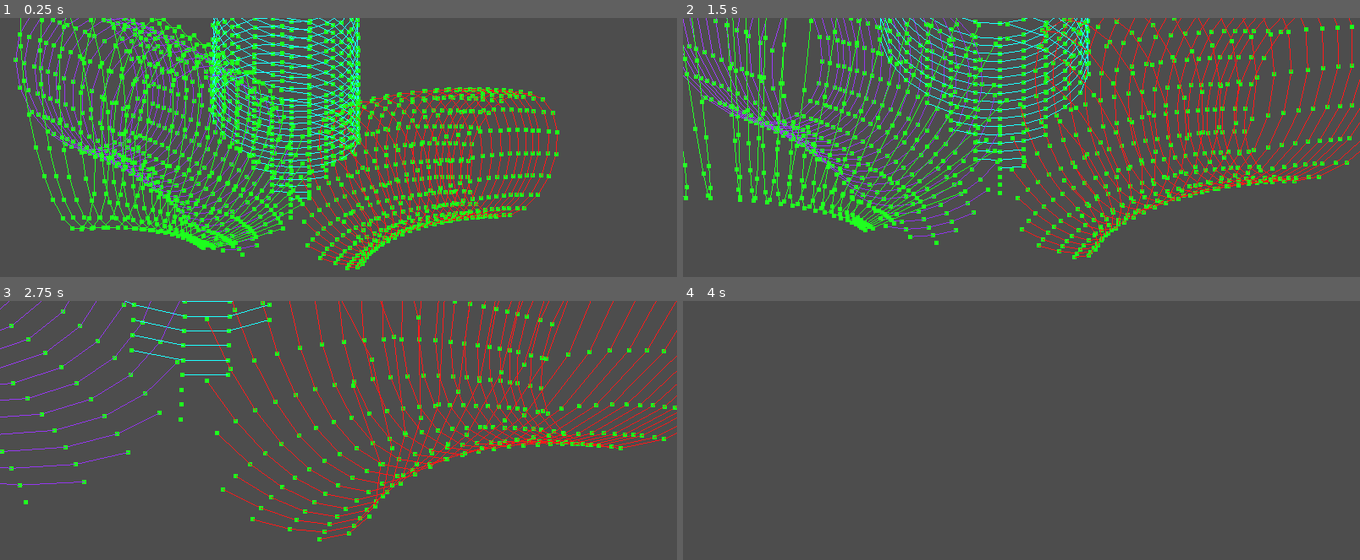
Above: before the commit, frames 1-4 (two rows, left to right).
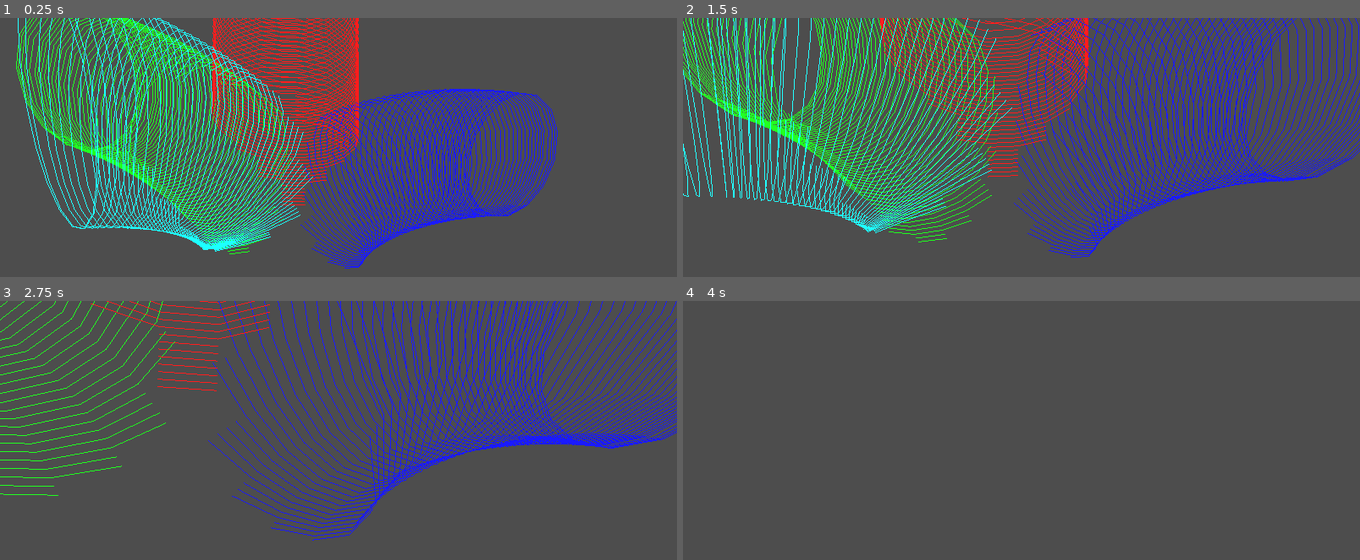
Above: after the commit, the same moments.

Repository: EpEpDragon/Modules
Game: Godot game, scene res://meshing_test.tscn
The game is run twice, just before and just after one commit, with the same random seed, the same clock (stepped at 60 frames per second) and the same inputs.
Inputs (mouse positions are in pixels of both pictures, inside the frame that each line leads up to):
- Up to frame 1 (0.25 s): no input
- Up to frame 2 (1.5 s): tap Enter at 0.5 s; move the mouse to (outside the picture) at 0.52 s; hold W (move_forward) from 0.53 s (still down); move the mouse to (outside the picture) at 1.27 s
- Up to frame 3 (2.75 s): keep holding W (move_forward); move the mouse to (outside the picture) at 2.02 s
- Up to frame 4 (4 s): keep holding W (move_forward); move the mouse to (outside the picture) at 2.77 s; move the mouse to (outside the picture) at 3.52 s

The runs differ from the first frame. In frame 1, 28% of the frame differs, in the area x 2-83%, y 0-98%; in frame 2, 28%; in frame 3, 14%; in frame 4, nothing differs.

Commit message:
Change mesh datastructure to not separate by lines in disc but rather use circle index to detect discontinuities

Diff:
--- a/TreeGen/meshing_test.gd
+++ b/TreeGen/meshing_test.gd
@@ -1,12 +1,12 @@
 extends Node3D
 
-@export var bake_interval = 0.1
+@export var bake_interval = 0.05
 @export var padding = 0.00
 var debug_draw
 
-var circ_res = 5
-var point_cloud = DebugDraw2.new_point_cloud(Vector3.ZERO, 5, Color.GREEN)
-var color_arr = [Color.CYAN, Color.BLUE_VIOLET, Color.RED, Color.GREEN, Color.ORANGE_RED]
+var circ_res = 4
+var point_cloud = DebugDraw2.new_point_cloud(Vector3.ZERO, 2, Color.GREEN)
+var color_arr = [Color.RED, Color.GREEN, Color.BLUE, Color.CYAN, Color.ORANGE_RED]
 var line_segment = DebugDraw2.new_line_seg(Vector3(0,0,-5),Color.RED)
 
 
@@ -16,9 +16,9 @@
 #	for p in portals:
 #		if p != null:
 #			point_cloud.add_point(gen_circle(p[0], p[1], p[2],res))
-	var cloud = generate_cloud(curves,0.5)
-	point_cloud.set_cloud(cloud)
-	point_cloud.construct()
+#	var cloud = generate_cloud(curves,0.5)
+#	point_cloud.set_cloud(cloud)
+#	point_cloud.construct()
 #
 #	line_segment.set_points(cloud)
 #	line_segment.construct()
@@ -30,17 +30,21 @@
 #		line_seg.construct()
 
 	var branches = generate_vertices(curves,0.5)
+#	print(branches.size())
+#	for b in branches:
+#		print(b)
 #	print("branches: " + str(vertices.size()))
 	for b_i in range(branches.size()):
-		for discs in branches[b_i]:
-#			print("discs: " + str(disc.size()))
-			for line in discs:
-				if line.size() > 0:
-#					print("line: " + line.size())
-					var line_seg = DebugDraw2.new_line_seg(Vector3(0,0,0),color_arr[b_i])
-					for i in line.keys():
-						line_seg.add_point(line[i])
-						line_seg.construct()
+		for disc in branches[b_i]:
+			var line_seg = DebugDraw2.new_line_seg(Vector3(0,0,0),color_arr[b_i])
+			var i_prev = disc.keys()[0]
+			for i in disc.keys():
+				if i - i_prev > 1:
+					line_seg.construct()
+					line_seg = DebugDraw2.new_line_seg(Vector3(0,0,0),color_arr[b_i])
+				line_seg.add_point(disc[i])
+				i_prev = i
+			line_seg.construct()
 
 # Generates the tightest portals from given curves (Limited by bake interval)
 # return portals : [point, radius, normal, point index on curve]
@@ -165,13 +169,13 @@
 	return lines
 
 
-enum {POS=0,DISC_INDEX=1} # Indices for lines
+#enum {POS=0,DISC_INDEX=1} # Indices for lines
 func generate_vertices(curves,r):
 	for c in curves:
 		c.set_bake_interval(bake_interval)
 
 	var branches = []
-	var lines = []
+#	var lines = []
 
 	var n_b = Vector3(0,1,0)
 	for c_i1 in range(curves.size()):
@@ -180,7 +184,7 @@
 		var prev1 = -n_b
 		for s_i in range(s_pos1.size()):
 #			print(discs)
-			var line_points = {}
+			var disc_points = {}
 			var n1 = (s_pos1[s_i] - prev1).normalized()
 			prev1 = s_pos1[s_i]
 			var p1 = gen_circle(s_pos1[s_i], r,n1,circ_res)
@@ -198,25 +202,27 @@
 
 			for i in range(use_point.size()):
 				if use_point[i]:
-					line_points[i] = p1[i]
-					if i == use_point.size()-1 :
+					disc_points[i] = p1[i]
+#					if i == use_point.size()-1 :
 #						print(str(s_i) + ": " + str(line_points))
-						lines.append(line_points)
+
+#						lines.append(line_points)
 #						var line_seg = DebugDraw2.new_line_seg(Vector3(0,0,5),color_arr[c_i1])
 #						line_seg.set_points(line_points)
 #						line_seg.construct()
-					elif use_point[i+1] == false:
-						lines.append(line_points)
+#					elif use_point[i+1] == false:
+#						lines.append(line_points)
 #						print(str(s_i) + ": " + str(line_points))
 #						var line_seg = DebugDraw2.new_line_seg(Vector3(0,0,5),color_arr[c_i1])
 #						line_seg.set_points(line_points)
 #						line_seg.construct()
-						line_points = {}
-			if lines.size() > 0:
-#				print(str(s_i) + ": " + str(lines))
-				branches[c_i1].append(lines)
-				lines = []
-	print(branches[0].size())
+#						line_points = {}
+				if disc_points.size() > 1:
+					branches[c_i1].append(disc_points)
+#			if lines.size() > 0:
+##				print(str(s_i) + ": " + str(lines))
+#				branches[c_i1].append(lines)
+#				lines = []
 	return branches
 
 
@@ -228,9 +234,11 @@
 		mesh_imm.surface_begin(Mesh.PRIMITIVE_TRIANGLE_STRIP)
 		mesh_imm.surface_set_normal(Vector3(0,0,1))
 		for d_i in range(branches[b_i].size()):
-			for p in branches[b_i][d_i]:
-				mesh_imm.surface_add_vertex(p[POS])
-#				mesh_imm.surface_add_vertex(lines[l_i+1][p_i_next])
+			for line in branches[b_i][d_i]:
+				for i in line:
+					mesh_imm.surface_add_vertex(line[i])
+					mesh_imm.surface_add_vertex(branches[b_i][d_i][i])
+	#				mesh_imm.surface_add_vertex(lines[l_i+1][p_i_next])
 		mesh_imm.surface_end()
 
 
